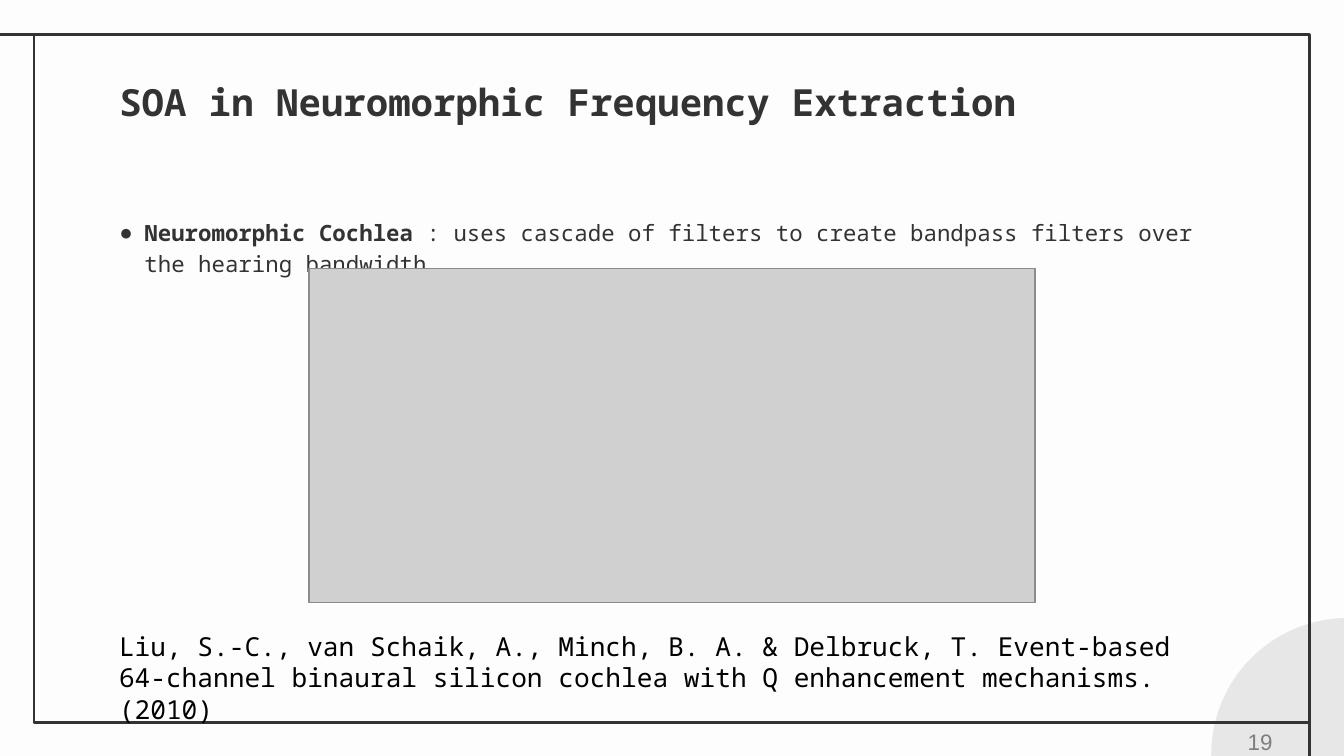
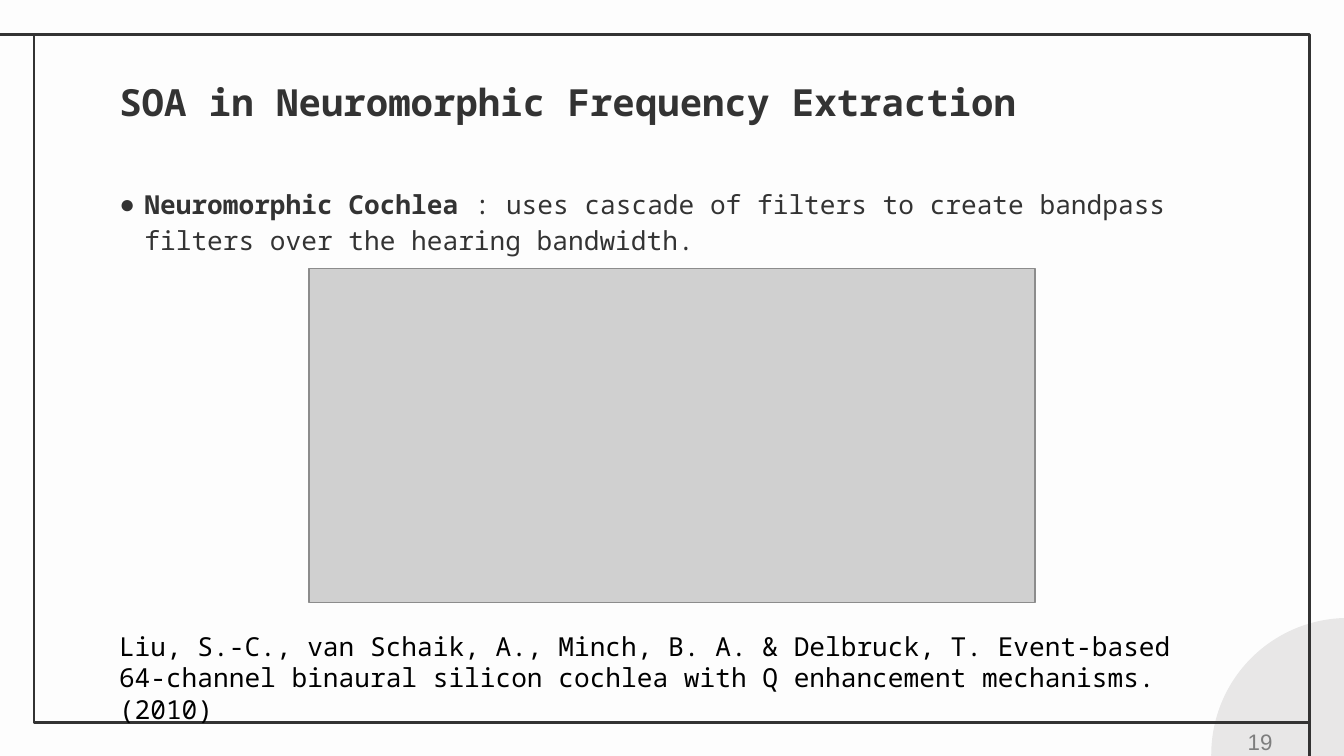
Before and after one commit to alfadi01/presentations, a slide deck: slide 19 of SNACE/snace_27_11_25.pptx. Drawn at 1344x756 pixels with LibreOffice and Linux fonts; fonts in the diff are those of the drawing; grey boxes stand for pictures. Boxes give left, top, right and bottom in pixels: in the first picture for what was removed or moved away, otherwise in the second. Text is boxed around its words. In the diff, an @@ line names an element or a change of style, - is before the commit and + after.

```diff
--- a/SNACE/snace_27_11_25.pptx
+++ b/SNACE/snace_27_11_25.pptx
@@ subtitle "Neuromorphic Cochlea : uses cascade ..." moved from (x1=144, y1=223, x2=1192, y2=278) to (x1=144, y1=193, x2=1166, y2=257) @@
@@ subtitle "Neuromorphic Cochlea : uses cascade ..." at (x1=144, y1=193, x2=1166, y2=257): size 12 to 14 pt @@
```
Also in this commit, not shown: 11 other slides changed, 1 slide added.
